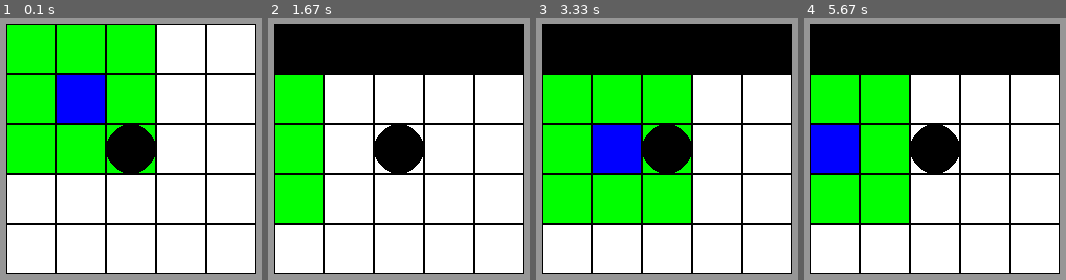
Above: before the commit, frames 1-4 (left to right).
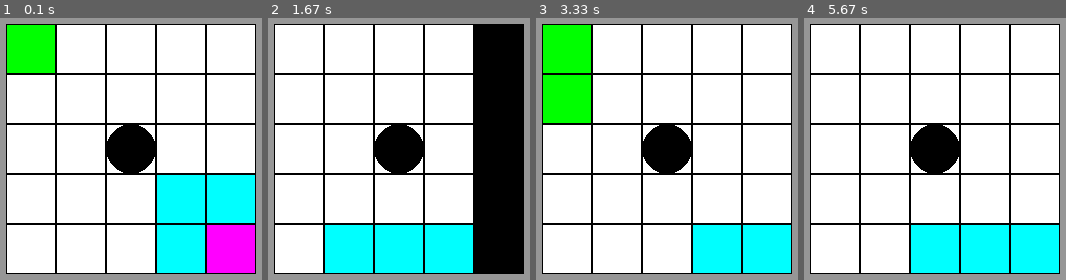
Above: after the commit, the same moments.

Repository: josh-reynolds/Python
Game: pygame game, started from pygame/nulltima/main.py
Two runs of this game, one before a commit and one after it. Both use one fixed random seed, a clock stepped at 60 frames per second and the inputs below.
Inputs:
- Up to frame 1 (0.1 s): no input
- Up to frame 2 (1.67 s): hold Right 0.33-0.8 s; hold Up 0.83-1.13 s; hold Right 1.17-1.63 s
- Up to frame 3 (3.33 s): hold Left 1.67-2.2 s; hold Down 2.23-2.53 s; hold Left 2.57-2.97 s; hold Up from 3 s (still down)
- Up to frame 4 (5.67 s): release Up at 3.37 s; hold Right 3.4-4.03 s; hold Down 4.07-4.43 s; hold Left 4.47-4.93 s; hold Right 4.97-5.43 s; hold Up from 5.47 s (still down)

The runs differ from the first frame. In frame 1, 38% of the frame differs, in the area x 2-98%, y 2-98%; in frame 2, 47%; in frame 3, 48%; in frame 4, 47%.

Commit message:
Refactoring duplicate coordinate conversion code to Grid.grid_to_screen()

Diff:
--- a/pygame/nulltima/grid.py
+++ b/pygame/nulltima/grid.py
@@ -27,20 +27,19 @@
     def draw(self, screen):
         for y, row in enumerate(self.contents):
             for x, cell in enumerate(row):
-                coord = (x * self.cell_width + self.left,
-                         y * self.cell_height + self.top,
-                         self.cell_width,
-                         self.cell_height)
+                coord = self.grid_to_screen(x,y)
                 color = self[x,y]
                 pygame.draw.rect(screen, color, coord)
                 pygame.draw.rect(screen, cell, coord, 1)
 
-        player_position = (self.player.position[0] * self.cell_width + self.left,
-                           self.player.position[1] * self.cell_height + self.top,
-                           self.cell_width,
-                           self.cell_height)
+        player_position = self.grid_to_screen(self.center[0], self.center[1])
         pygame.draw.ellipse(screen, BLACK, player_position)
 
+    def grid_to_screen(self, x, y):
+        return (x * self.cell_width + self.left,
+                y * self.cell_height + self.top,
+                self.cell_width,
+                self.cell_height)
 
     def move(self, dx, dy):
         newx = self.offset[0] + dx
@@ -91,6 +90,14 @@
 
         self.assertEqual(self.g.offset, (1, 2))
 
+    def test_converting_grid_coords_to_screen(self):
+        coords = self.g.grid_to_screen(1,1)
+
+        self.assertEqual(coords[0], 15)
+        self.assertEqual(coords[1], 12)
+        self.assertEqual(coords[2], 4)
+        self.assertEqual(coords[3], 3)
+
 # ---------------------------------------------------------------------------
 if __name__ == '__main__':
     unittest.main()
--- a/pygame/nulltima/main.py
+++ b/pygame/nulltima/main.py
@@ -14,7 +14,7 @@
                     [0, 1, 1, 1, 1, 1, 5, 6, 5, 0],
                     [0, 1, 1, 1, 1, 1, 5, 5, 5, 0],
                     [0, 0, 0, 0, 0, 0, 0, 0, 0, 0]]
-g.offset = (1,1)
+g.offset = (3,3)
 
 pygame.init()
 screen = pygame.display.set_mode(SIZE)
@@ -28,7 +28,6 @@
             if event.key in dirs:
                 v = dirs[event.key]
                 g.move(v[0], v[1])
-                print(g.player.position)
 
     screen.fill(GREY)
     g.update()
